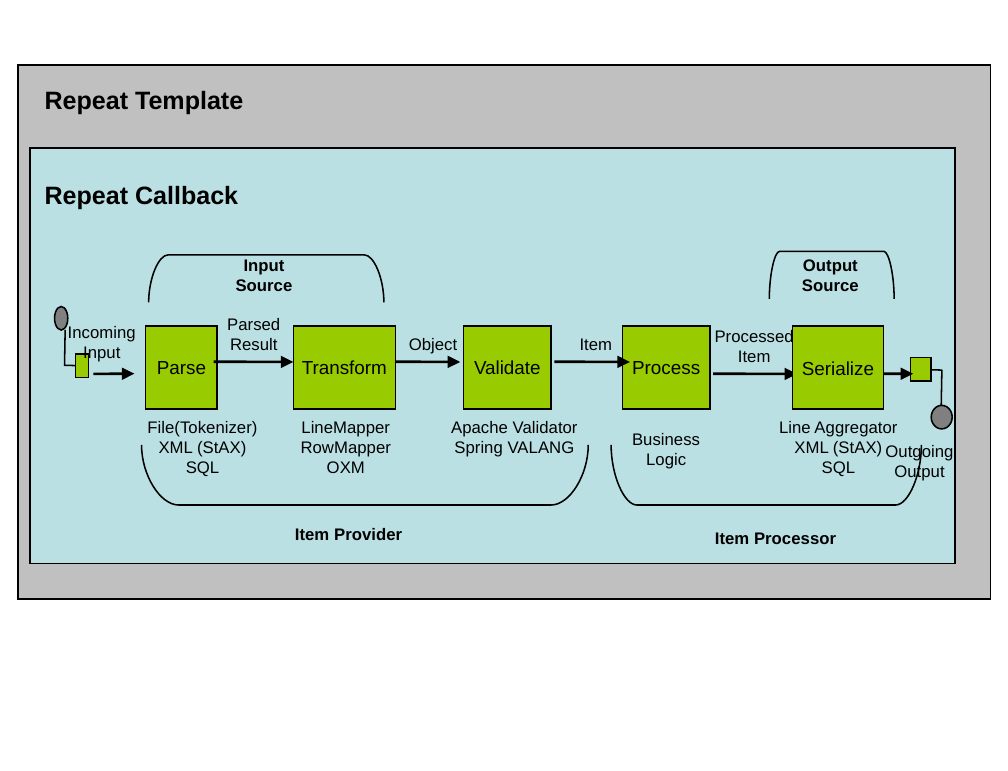
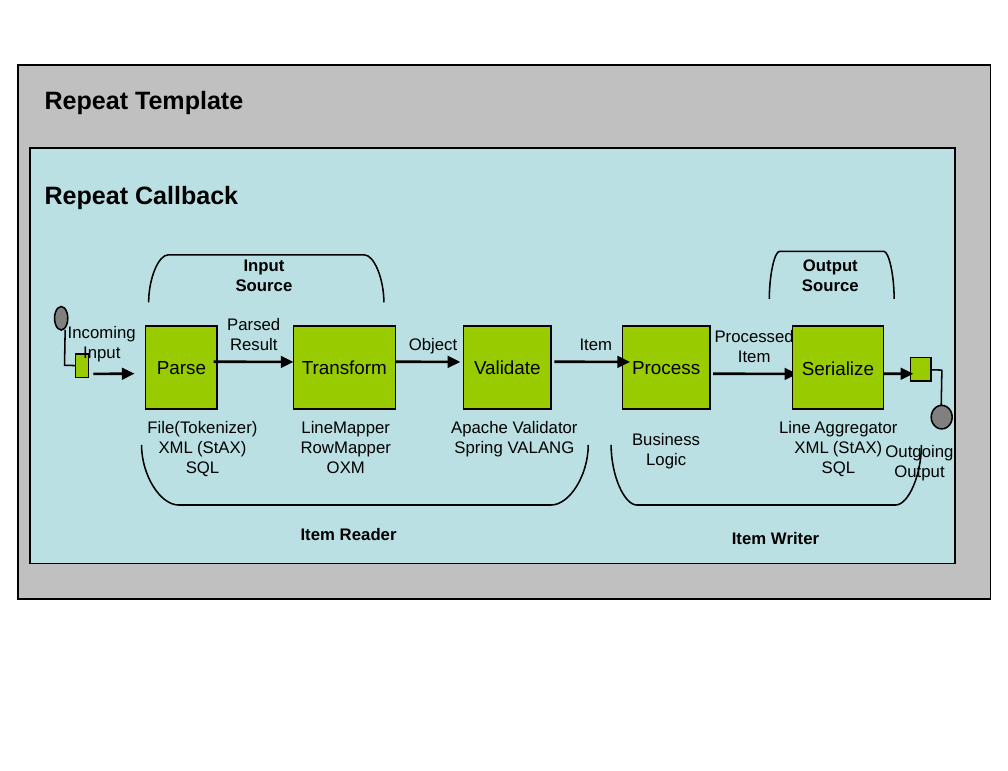
Before and after one commit to spring-projects/spring-batch, a slide deck: slide 7 of docs/models/Figures.ppt. Drawn at 1008x771 pixels with LibreOffice and Linux fonts; fonts in the diff are those of the drawing. Boxes give left, top, right and bottom in pixels: in the first picture for what was removed or moved away, otherwise in the second. Text is boxed around its words. In the diff, an @@ line names an element or a change of style, - is before the commit and + after.

```diff
--- a/docs/models/Figures.ppt
+++ b/docs/models/Figures.ppt
@@ text at (x1=301, y1=528, x2=397, y2=540): text changed @@
-Item Provider
+Item Reader
@@ text at (x1=732, y1=532, x2=819, y2=544): text changed @@
-Item Processor
+Item Writer
```
Also in this commit, not shown: 4 other slides changed, 1 slide added, 1 slide removed, 2 other files.
